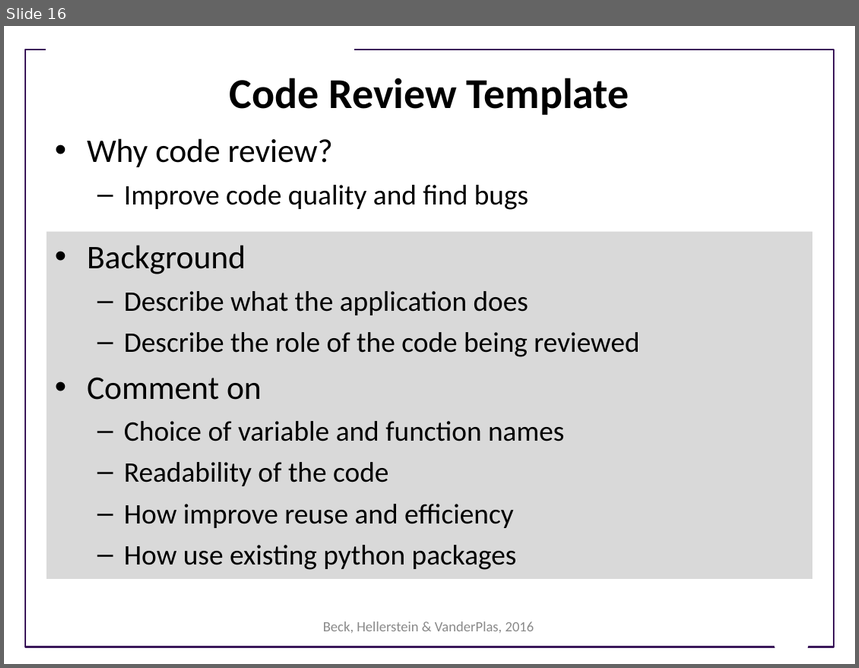
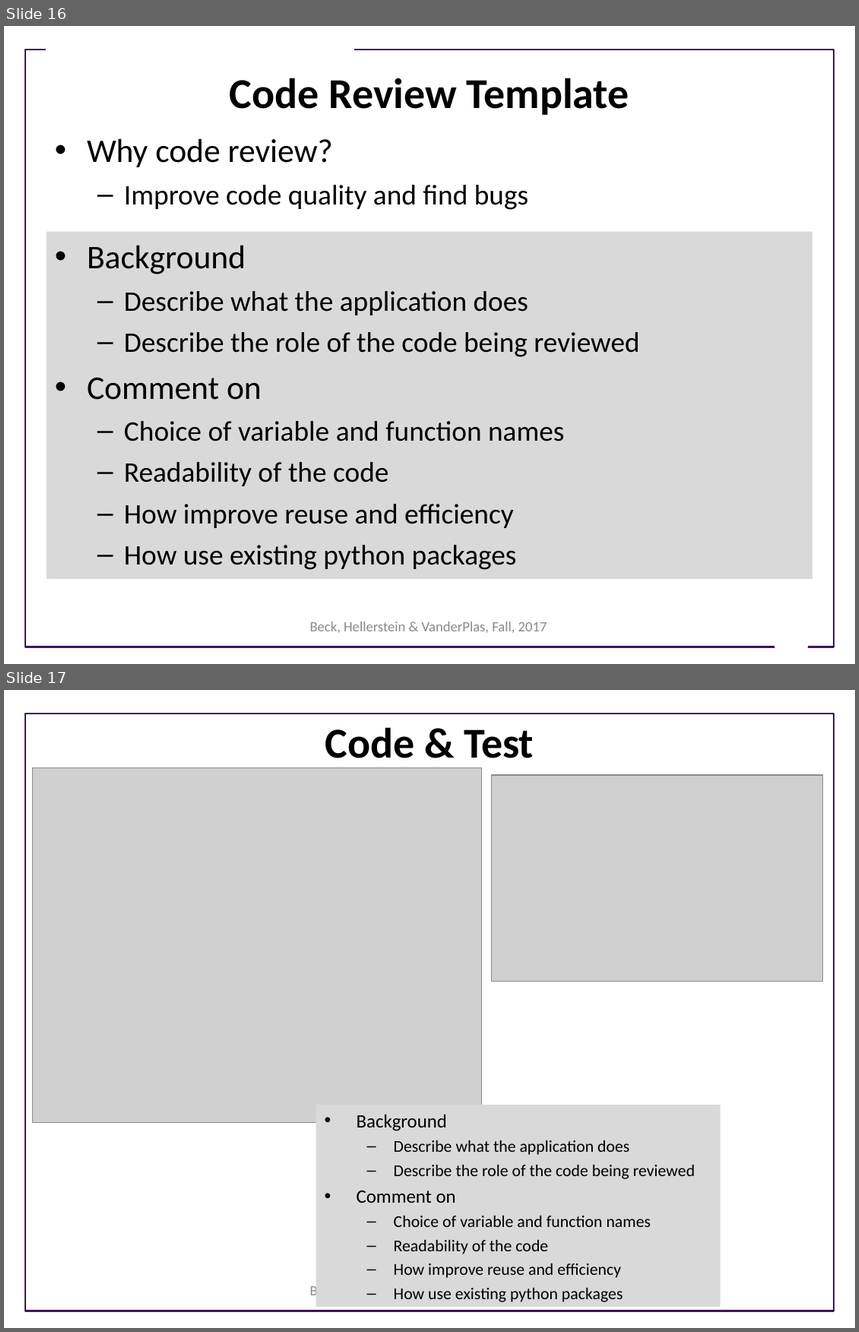
Before and after one commit to UWSEDS/LectureNotes, a slide deck: Working-in-Teams.ppt. Shown one above the other, each under a label of ours: slide 16 before the commit, slides 16 and 17 after it. The pictures are 859x668 and 859x1332 pixels, drawn with LibreOffice and Linux fonts; fonts in the diff are those of the drawing; grey boxes stand for pictures; background and template pictures are left out. Boxes give left, top, right and bottom in pixels: in the first picture for what was removed or moved away, otherwise in the second. Text is boxed around its words. In the diff, an @@ line names an element or a change of style, - is before the commit and + after.

```diff
--- a/Working-in-Teams.ppt
+++ b/Working-in-Teams.ppt
@@ slide 17 added at [4, 690, 855, 1328], background #FFFFFF; not listed: 1 template element that a slide beside it also shows @@
@@ title added at [325, 727, 534, 758], 36 pt, text #000000, bold @@
+Code & Test
@@ picture added at [32, 768, 481, 1123] @@
@@ picture added at [492, 775, 824, 982] @@
@@ rectangle added at [316, 1104, 721, 1307], fill #D9D9D9, 14 pt, text #000000 @@
+• Background
+  – Describe what the application does
+  – Describe the role of the code being reviewed
+• Comment on
+  – Choice of variable and function names
+  – Readability of the code
+  – How improve reuse and efficiency
+  – How use existing python packages
@@ text added at [310, 1287, 547, 1300], 12 pt, text #898989 @@
+Beck, Hellerstein & VanderPlas, Fall, 2017
@@ slide 16 changed as well @@
@@ text at [310, 622, 547, 633]: text changed @@
-Beck, Hellerstein & VanderPlas, 2016
+Beck, Hellerstein & VanderPlas, Fall, 2017
```
Also in this commit, not shown: 22 other slides changed, 4 other slides added, 6 slides removed.
